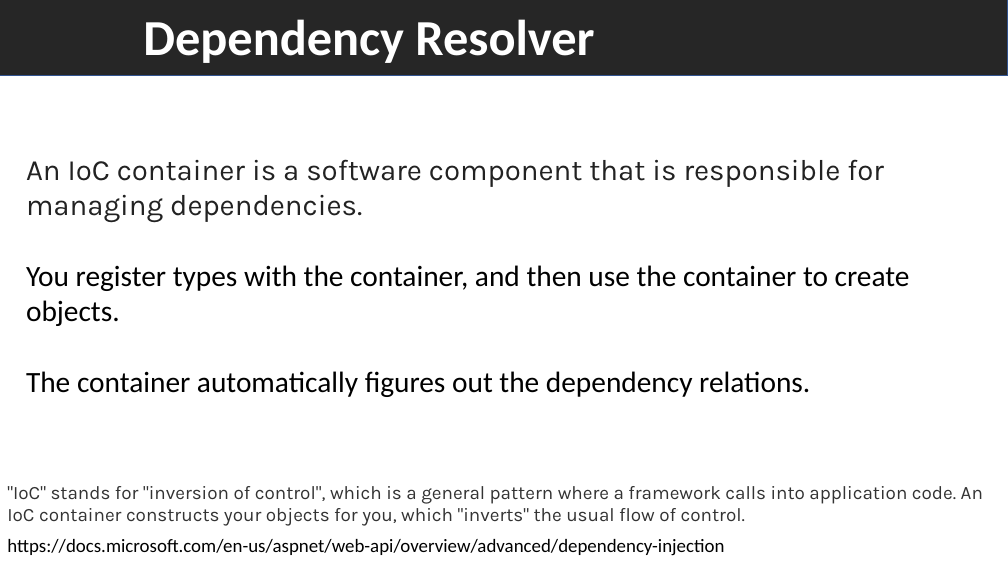
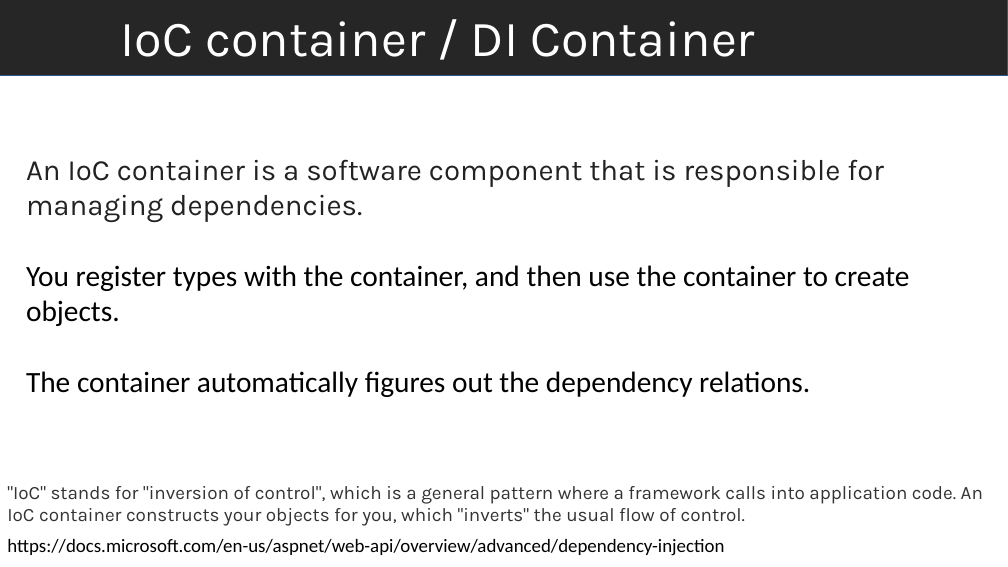
Before and after one commit to VelinGeorgiev/Introduction-Dependency-Injection-ASP.NET-Core, a slide deck: slide 16 of Dependency_Injection.pptx (slide 5 before the commit). Drawn at 1008x567 pixels with LibreOffice and Linux fonts; fonts in the diff are those of the drawing. Boxes give left, top, right and bottom in pixels: in the first picture for what was removed or moved away, otherwise in the second. Text is boxed around its words. In the diff, an @@ line names an element or a change of style, - is before the commit and + after.

```diff
--- a/Dependency_Injection.pptx
+++ b/Dependency_Injection.pptx
@@ text at bbox=[121, 21, 755, 57]: text changed; font Calibri to Karla; bold off @@
-Dependency Resolver
+IoC container / DI Container
```
Also in this commit, not shown: 2 other slides changed, 12 slides added.
